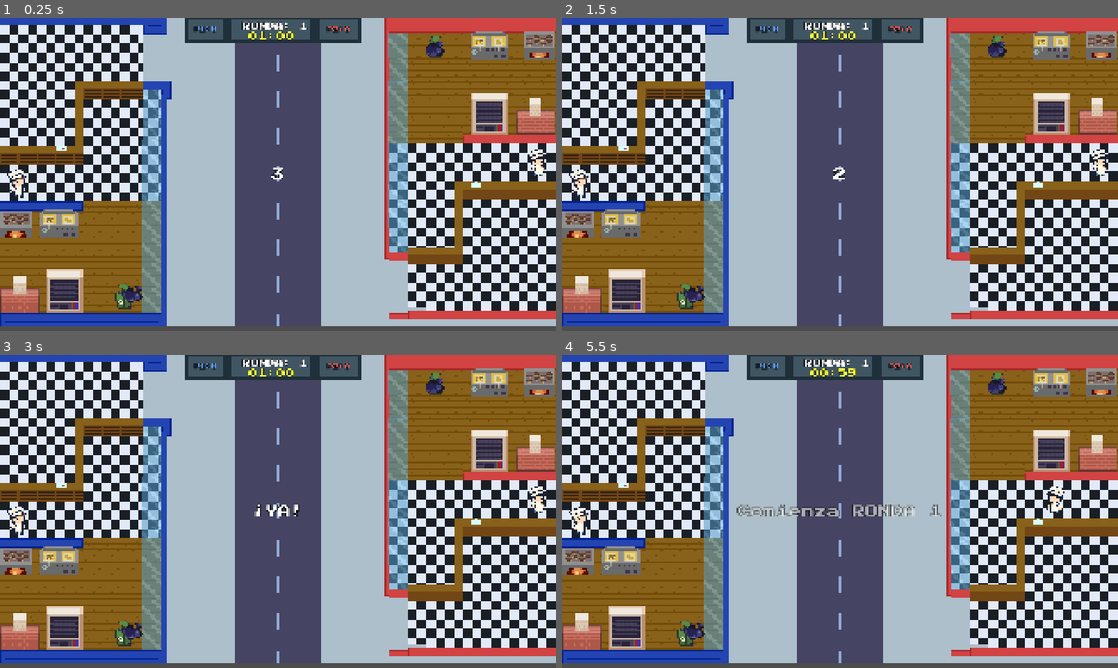
Above: before the commit, frames 1-4 (two rows, left to right).
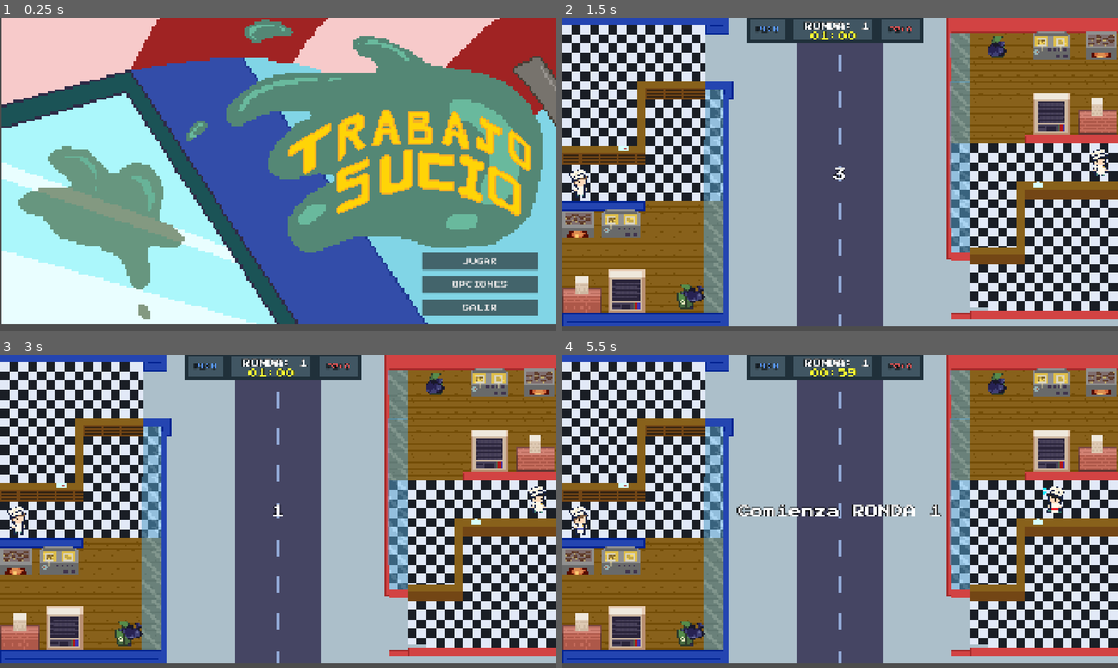
Above: after the commit, the same moments.

Repository: F4cuu/Trabajo-Sucio
Game: Godot game, scene res://scenes/MenuPrincipal.tscn
The game is run twice, just before and just after one commit, with the same random seed, the same clock (stepped at 60 frames per second) and the same inputs. Before the commit the project starts from res://scenes/trabajo_sucio.tscn.
Inputs (mouse positions are in pixels of both pictures, inside the frame that each line leads up to):
- Up to frame 1 (0.25 s): no input
- Up to frame 2 (1.5 s): click (1040, 262) at 0.5 s, where only the run after the commit has a clickable "JUGAR"; tap Enter (ui_accept) at 1.25 s; hold Right (ui_right) from 1.28 s (still down); tap B (limpiar) at 1.35 s
- Up to frame 3 (3 s): tap Enter (ui_accept) at 1.52, 2.27 s; tap V at 2.1 s; release Right (ui_right) at 2.78 s; hold Left (ui_left) from 2.78 s (still down); hold C from 2.78 s (still down)
- Up to frame 4 (5.5 s): tap Enter (ui_accept) at 3.5, 3.77, 4.52, 5.27 s; release Left (ui_left) at 3.53 s; release C at 3.53 s; hold Right (ui_right) 3.53-5.03 s; tap I at 3.6 s; hold O 4.28-5.03 s; hold Left (ui_left) from 5.03 s (still down); tap P at 5.1 s

The runs differ from the first frame. In frame 1, 97% of the frame differs, in the area x 0-100%, y 0-99%; in frame 2, less than 0.1%; in frame 3, 0.2%; in frame 4, 1.0%.

Commit message:
chore: actualiza main_scene en project.godot

Diff:
--- a/project.godot
+++ b/project.godot
@@ -11,7 +11,7 @@
 [application]
 
 config/name="TRABAJO SUCIO 2.0"
-run/main_scene="uid://dshb2a5j8p8bm"
+run/main_scene="uid://dr58ppo4r23qf"
 config/features=PackedStringArray("4.7", "Forward Plus")
 config/icon="res://icon.svg"
 
